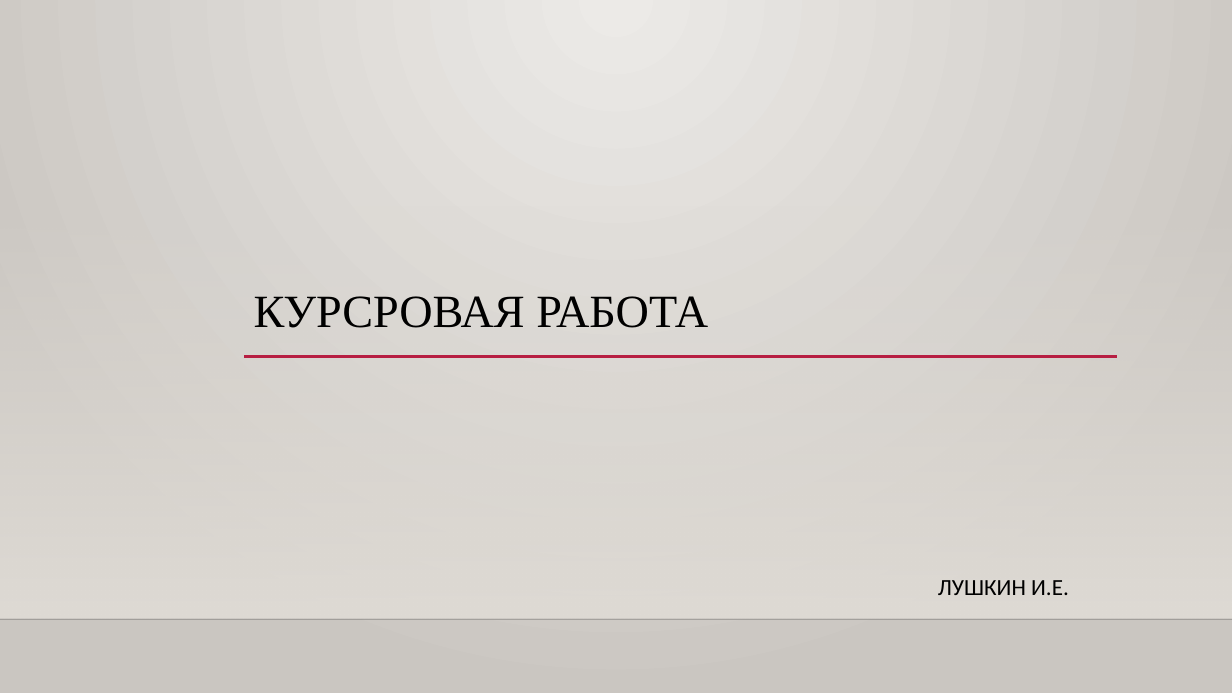
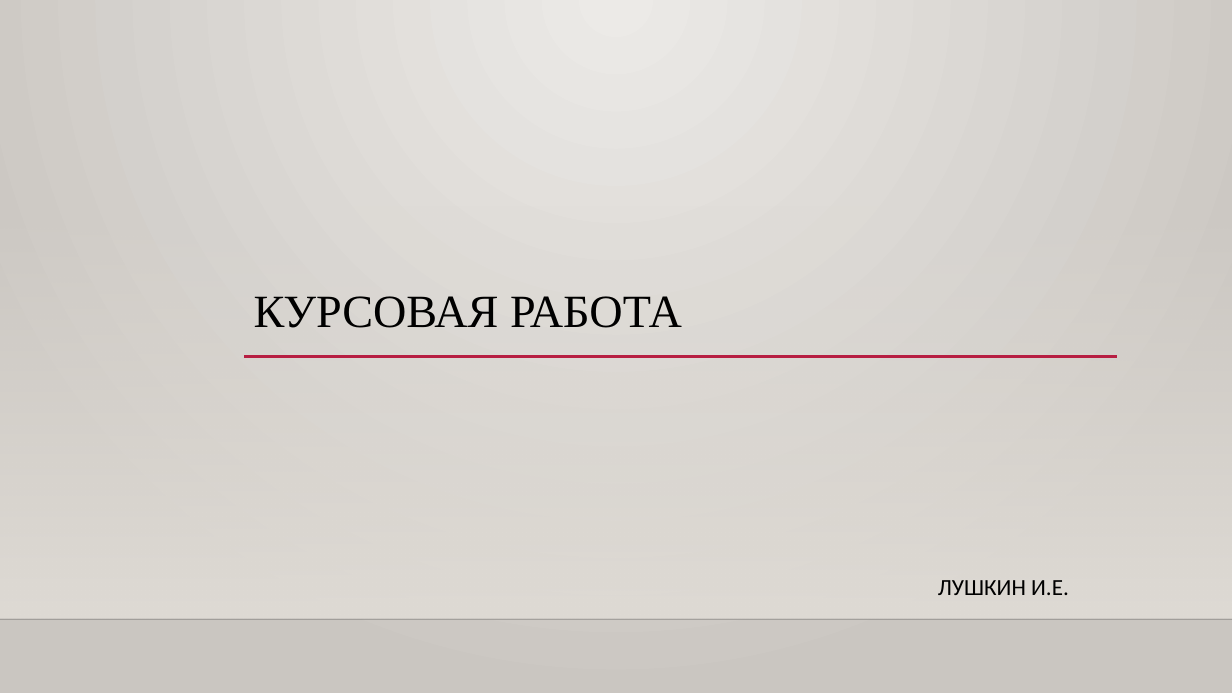
Before and after one commit to Luciy69/site, a slide deck: slide 1 of Курсовая Лушкин.pptx. Drawn at 1232x693 pixels with LibreOffice and Linux fonts; fonts in the diff are those of the drawing; background and template pictures are left out. Boxes give left, top, right and bottom in pixels: in the first picture for what was removed or moved away, otherwise in the second. Text is boxed around its words. In the diff, an @@ line names an element or a change of style, - is before the commit and + after.

```diff
--- a/Курсовая Лушкин.pptx
+++ b/Курсовая Лушкин.pptx
@@ title at box(254, 296, 682, 328): text changed @@
-КУРСРОВАЯ РАБОТА
+КУРСОВАЯ РАБОТА
```
Also in this commit, not shown: 4 other slides changed, 1 slide added, 14 other files.
